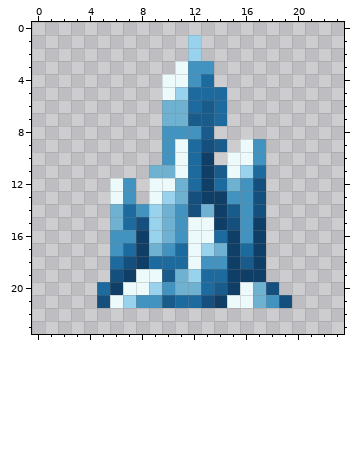
Two versions of one pixel-art file, tervain--shattered-realms/Art-work/BiomeExpansion/Sources/frozen-caves-tall-decoration-24.ase. The first picture shows the starting point.
24x24 pixels, 1 frame.
New version:
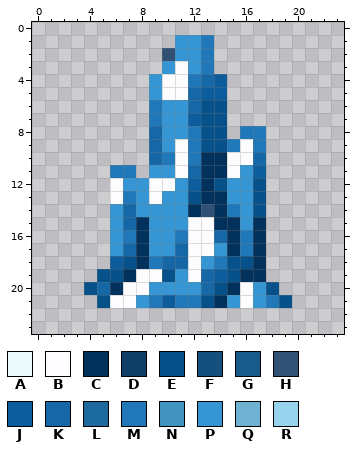
Palette (. is transparent): A #edfafc  B #fdfdff  C #02315b  D #0f3e66  E #06518a  F #154f7d  G #195c8b  H #305074  J #0d5c9b  K #1667a6  L #1d6a9f  M #2078b8  N #4293c0  P #3596d3  Q #6eb1d0  R #99d2ed
Difference:
Changed rows in their new state; - is an unchanged pixel.
first column x 4:
 1 -------PPM------
 2 ------HPPM------
 3 ------PBPM------
 4 -----PBBMKJ-----
 5 -----PBBKJJ-----
 6 -----MPPKEE-----
 7 -----MPPJEE-----
 8 -----KPPMEE-MM--
 9 -----KPBMEEMBM--
10 -----KMBMCCBBK--
11 --MM-PPBKCCBPJ--
12 --BPPBBPJCEPPE--
13 --BMPBPPECCPPE--
14 --PKPPPPCHCMPE--
15 --PKCPPPBBCCPC--
16 --PMCPPMBBKCMC--
17 --PKCPPKBBPCMC--
18 --JECMKKBPMEEC--
19 -EECBBEPBKJECC--
20 EKCBBPPPPKECBPE-
21 -EBBPMJMMECPBPME
Where, in picture pixels (left, top, right, bottom), the same in both pictures:
changed: (84, 35, 292, 308)
